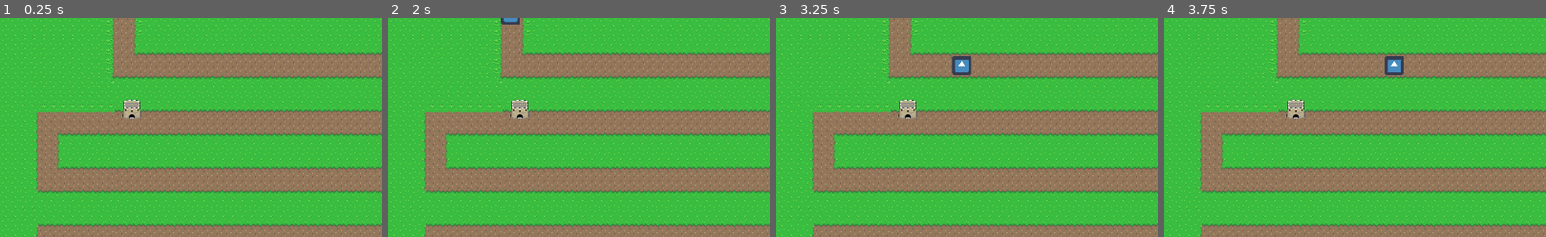
Above: before the commit, frames 1-4 (left to right).
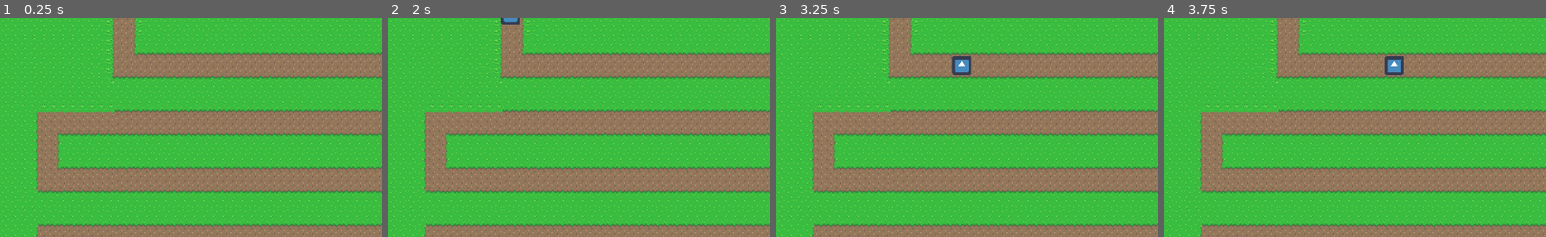
Above: after the commit, the same moments.

Repository: eheroedog/TDcollab
Game: Godot game, scene res://world1.tscn
Two runs of this game, one before a commit and one after it. Both use one fixed random seed, a clock stepped at 60 frames per second and the inputs below. The engine's default icon, where the game draws it, is replaced by a stand-in: a white triangle on a blue panel in a dark square.
Inputs (mouse positions are % of the whole screen's width and height, from its top left):
- Up to frame 1 (0.25 s): no input
- Up to frame 2 (2 s): tap Enter at 0.5 s; move the mouse to (72, 45) at 0.52 s; hold 1 (add_tower) 0.53-1.28 s; click (72, 45) at 0.67 s; tap Space at 1.25 s; move the mouse to (30, 55) at 1.27 s; tap 1 (add_tower) at 1.35 s; click (30, 55) at 1.42 s
- Up to frame 3 (3.25 s): tap Enter at 2 s; move the mouse to (60, 28) at 2.02 s; hold 1 (add_tower) 2.03-2.78 s; click (60, 28) at 2.17 s; move the mouse to (45, 70) at 2.77 s; tap 1 (add_tower) at 2.85 s; click (45, 70) at 2.92 s
- Up to frame 4 (3.75 s): move the mouse to (80, 65) at 3.52 s; hold 1 (add_tower) from 3.53 s (still down); click (80, 65) at 3.67 s
The pictures show only the part of the screen within x 0-50%, y 0-50%; the shares and areas given below are measured in that part.

The runs differ from the first frame. In frame 1, 0.4% of the frame differs, in the area x 32-37%, y 37-47%; in frame 2, 0.4%; in frame 3, 0.4%; in frame 4, 0.4%.

Commit message:
tower shooting

Diff:
--- a/tdtest/Main.gd
+++ b/tdtest/Main.gd
@@ -27,7 +27,7 @@
 
 		if not tile in invalid_tiles:
 			# color green / valid tile
-			print(tile.x)
+
 			$tower_placement.set_cell(tile.x, tile.y, 0)
 		else:
 			# color red / invalid tile
@@ -46,11 +46,11 @@
 			# place the tower
 			var tower_instance = tower.instance()
 			tower_instance.connect("shoot_projectile", self, "shoot_projectile")
-			print(tile * Vector2(32, 32))
+
 			tower_instance.position = tile * Vector2(32, 32)
 			$entities.add_child(tower_instance)
 
-func _on_Basic_shoot_projectile(origin, target):
+func shoot_projectile(origin, target):
 	var projectile_instance = bullet.instance()
 	projectile_instance.origin_pos = origin
 	projectile_instance.target_pos = target
--- a/tdtest/bullet.tscn
+++ b/tdtest/bullet.tscn
@@ -4,21 +4,21 @@
 [ext_resource path="res://bullet.gd" type="Script" id=2]
 
 [sub_resource type="RectangleShape2D" id=1]
-extents = Vector2( 12.2144, 1.75644 )
+extents = Vector2( 16.1943, 8.36182 )
 
 [node name="bullet" type="Area2D"]
-scale = Vector2( 0.5, 0.5 )
+scale = Vector2( 0.75, 0.75 )
 script = ExtResource( 2 )
 
 [node name="bsprite" type="Sprite" parent="."]
 modulate = Color( 0, 0, 0, 1 )
-position = Vector2( 0.110485, 0.0220978 )
+position = Vector2( 20.263, 10.9823 )
 rotation = 1.5708
 scale = Vector2( 0.571869, 1.68777 )
 texture = ExtResource( 1 )
 
 [node name="CollisionShape2D" type="CollisionShape2D" parent="."]
-position = Vector2( -1.54791, -0.272962 )
+position = Vector2( 18.2511, 11.7478 )
 shape = SubResource( 1 )
 
 [connection signal="area_entered" from="." to="." method="_on_bullet_area_entered"]
--- a/tdtest/world1.tscn
+++ b/tdtest/world1.tscn
@@ -1,8 +1,7 @@
-[gd_scene load_steps=12 format=2]
+[gd_scene load_steps=11 format=2]
 
 [ext_resource path="res://Assets/Tiles/GrassTileSetIMG.png" type="Texture" id=1]
 [ext_resource path="res://PathSpawner.gd" type="Script" id=3]
-[ext_resource path="res://basicTower.tscn" type="PackedScene" id=4]
 [ext_resource path="res://End.gd" type="Script" id=5]
 [ext_resource path="res://Main.gd" type="Script" id=6]
 [ext_resource path="res://Assets/Tiles/tower_placement_tileset.png" type="Texture" id=9]
@@ -420,7 +419,4 @@
 cell_size = Vector2( 32, 32 )
 format = 1
 
-[node name="Basic" parent="." instance=ExtResource( 4 )]
-position = Vector2( 204.562, 136.594 )
-
 [connection signal="area_entered" from="End" to="End" method="_on_End_area_entered"]
